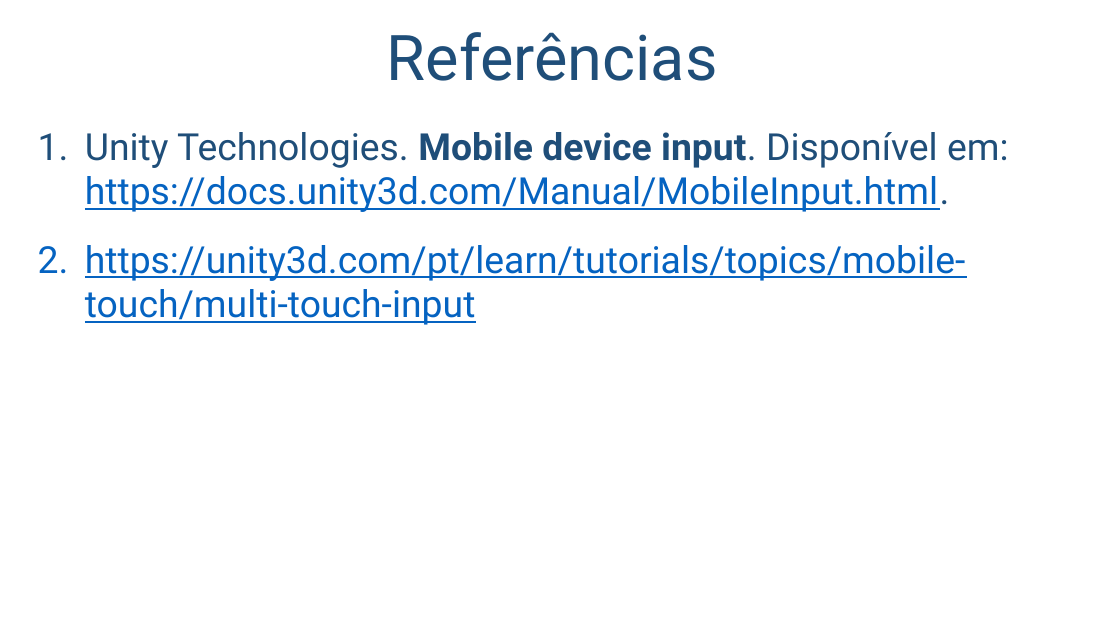
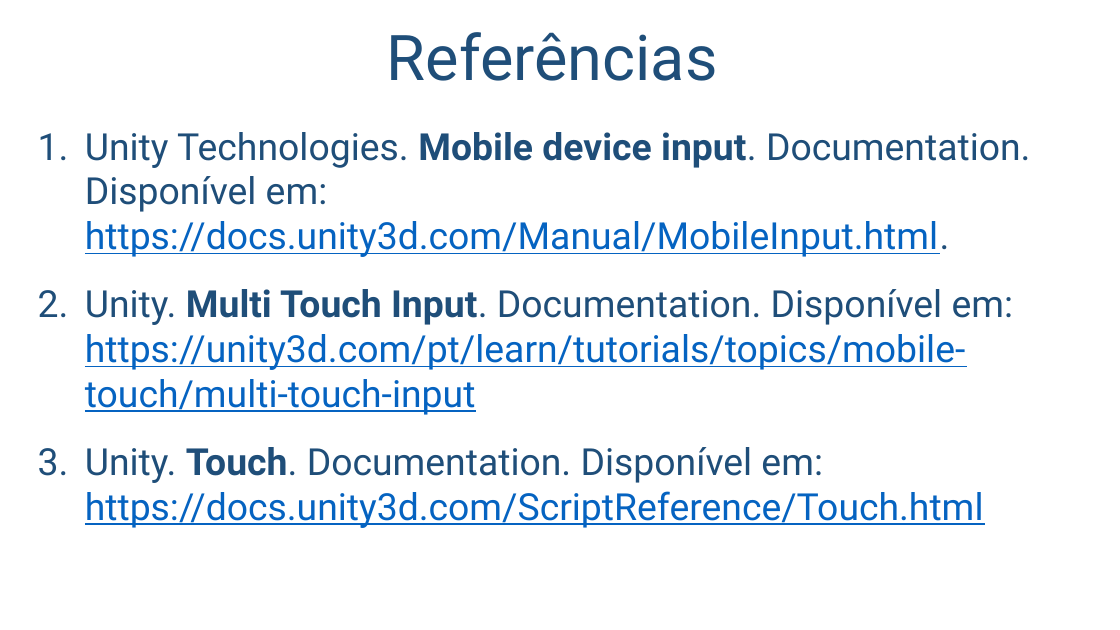
Before and after one commit to salmo-jr/public-slides, a slide deck: slide 5 of touch-input.pptx (slide 7 before the commit). Drawn at 1120x630 pixels with LibreOffice and Linux fonts; fonts in the diff are those of the drawing; background and template pictures are left out. Boxes give left, top, right and bottom in pixels: in the first picture for what was removed or moved away, otherwise in the second. Text is boxed around its words. In the diff, an @@ line names an element or a change of style, - is before the commit and + after.

Commit message:
adição de slide sobre Estrutura Touch; adição de referências

```diff
--- a/touch-input.pptx
+++ b/touch-input.pptx
@@ text at bbox=[85, 132, 1030, 528]: text changed @@
-1. Unity Technologies. Mobile device input. Disponível em: https://docs.unity3d.com/Manual/MobileInput.html.
-2. https://unity3d.com/pt/learn/tutorials/topics/mobile-touch/multi-touch-input
+1. Unity Technologies. Mobile device input. Documentation. Disponível em: https://docs.unity3d.com/Manual/MobileInput.html.
+2. Unity. Multi Touch Input. Documentation. Disponível em: https://unity3d.com/pt/learn/tutorials/topics/mobile-touch/multi-touch-input
+3. Unity. Touch. Documentation. Disponível em: https://docs.unity3d.com/ScriptReference/Touch.html
```
Also in this commit, not shown: 1 slide added, 3 slides removed.
